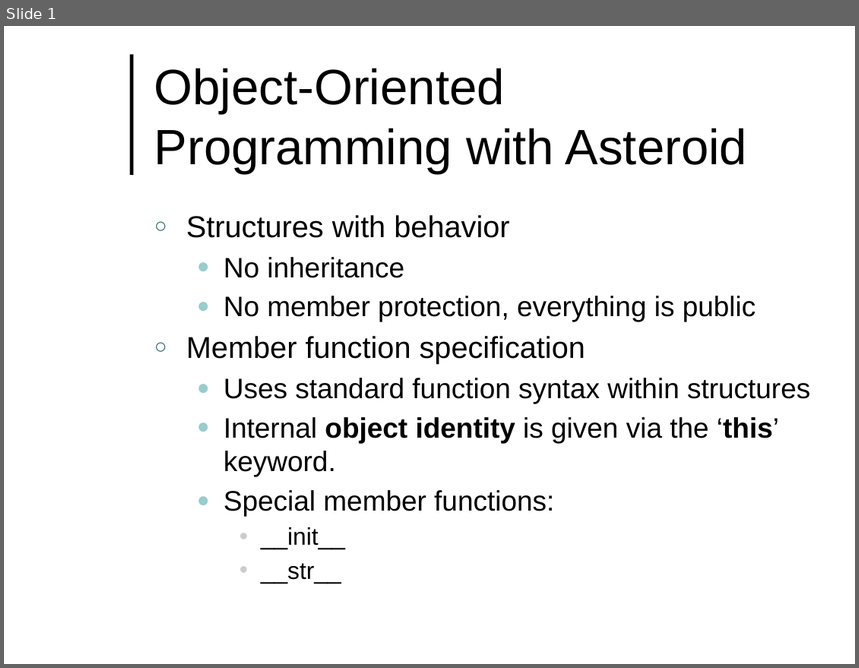
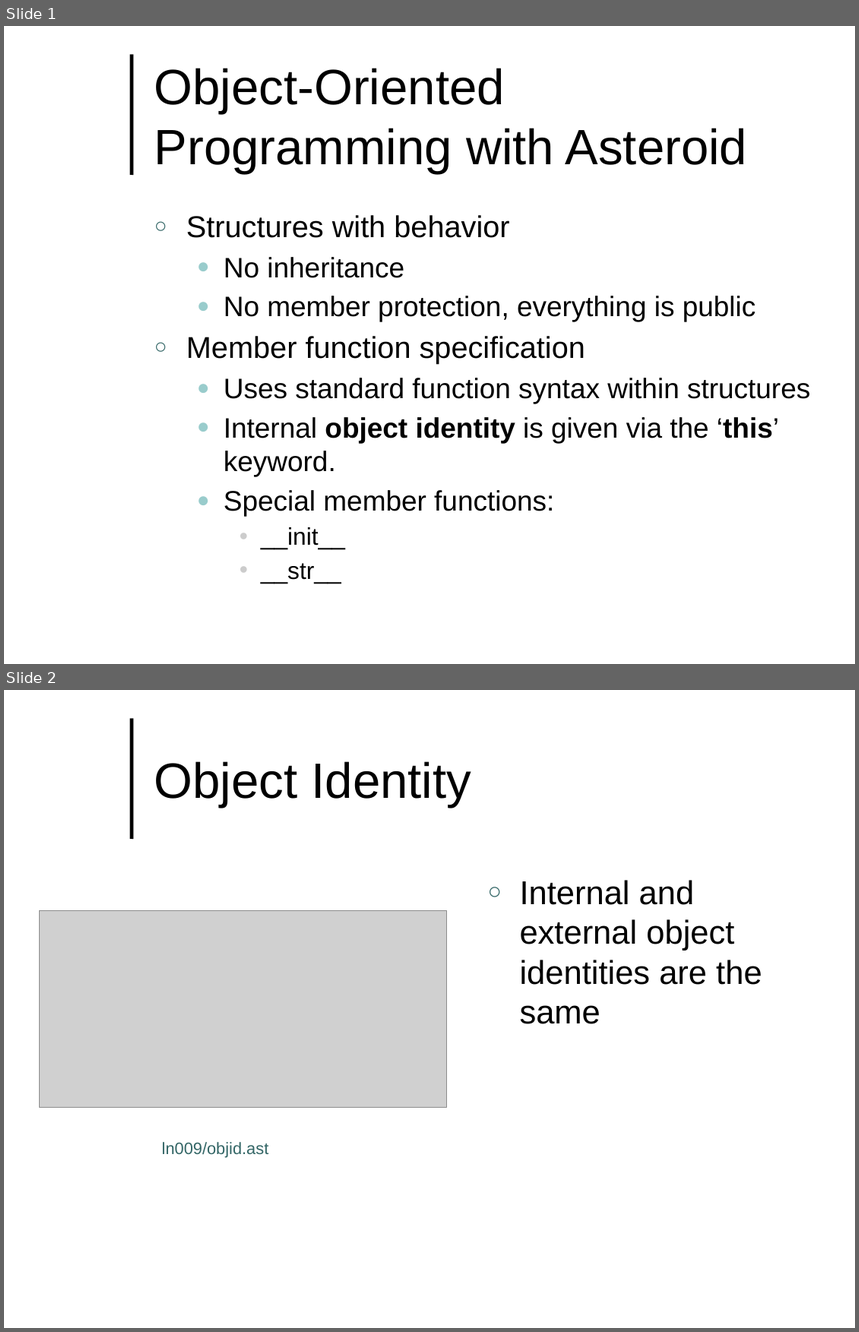
Before and after one commit to lutzhamel/CSC493, a slide deck: notes/csc493-ln009.pptx. Shown one above the other, each under a label of ours: slide 1 before the commit, slides 1 and 2 after it. The pictures are 859x668 and 859x1332 pixels, drawn with LibreOffice and Linux fonts; fonts in the diff are those of the drawing; grey boxes stand for pictures; background and template pictures are left out. Boxes give left, top, right and bottom in pixels: in the first picture for what was removed or moved away, otherwise in the second. Text is boxed around its words. In the diff, an @@ line names an element or a change of style, - is before the commit and + after.

```diff
--- a/notes/csc493-ln009.pptx
+++ b/notes/csc493-ln009.pptx
@@ slide 2 added at [4,690,855,1328], background #FFFFFF; not listed: 1 template element that a slide beside it also shows @@
@@ title added at [154,761,471,808], 42 pt, text #000000 @@
+Object Identity
@@ text added at [520,880,762,1024], 28 pt, text #000000 @@
+○ Internal and external object identities are the same
@@ picture added at [40,911,448,1108] @@
@@ text added at [162,1142,269,1158], 14 pt, text #336666 @@
+ln009/objid.ast
```
Also in this commit, not shown: 2 slides changed, 6 other slides added, 12 other files.
